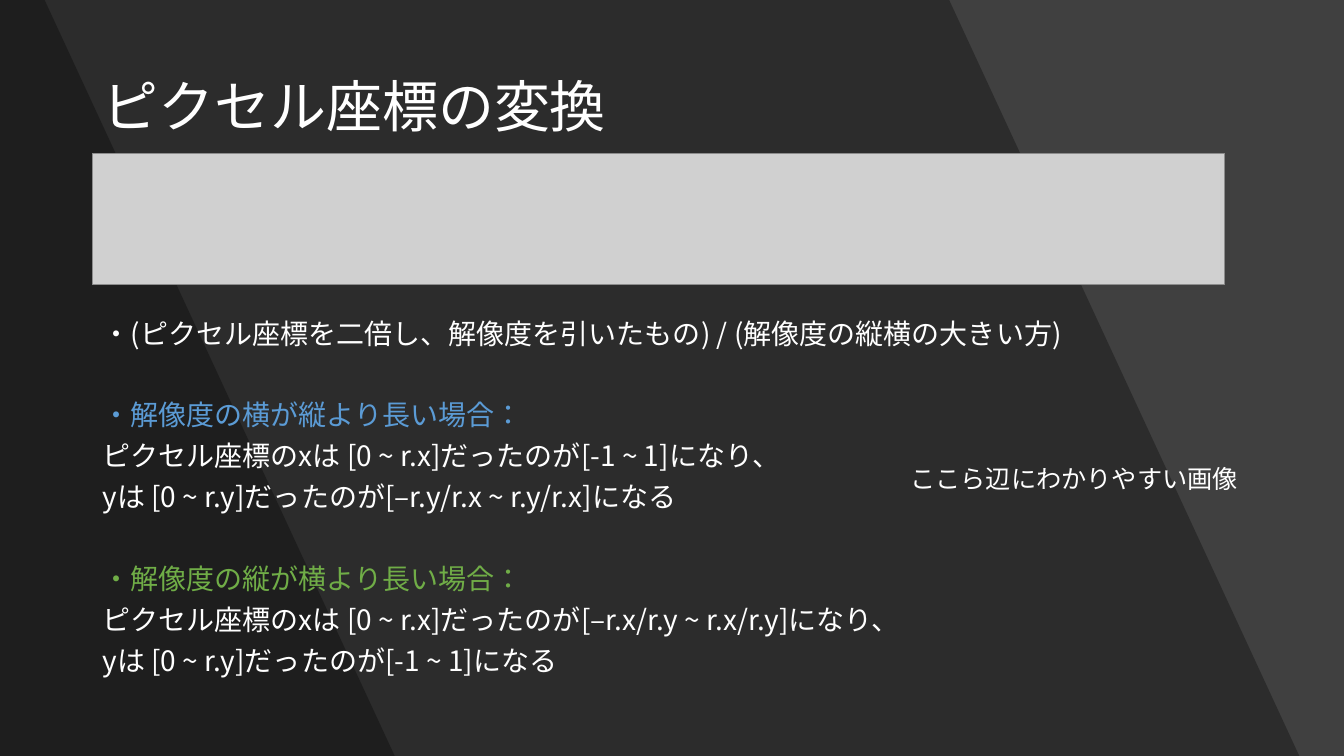
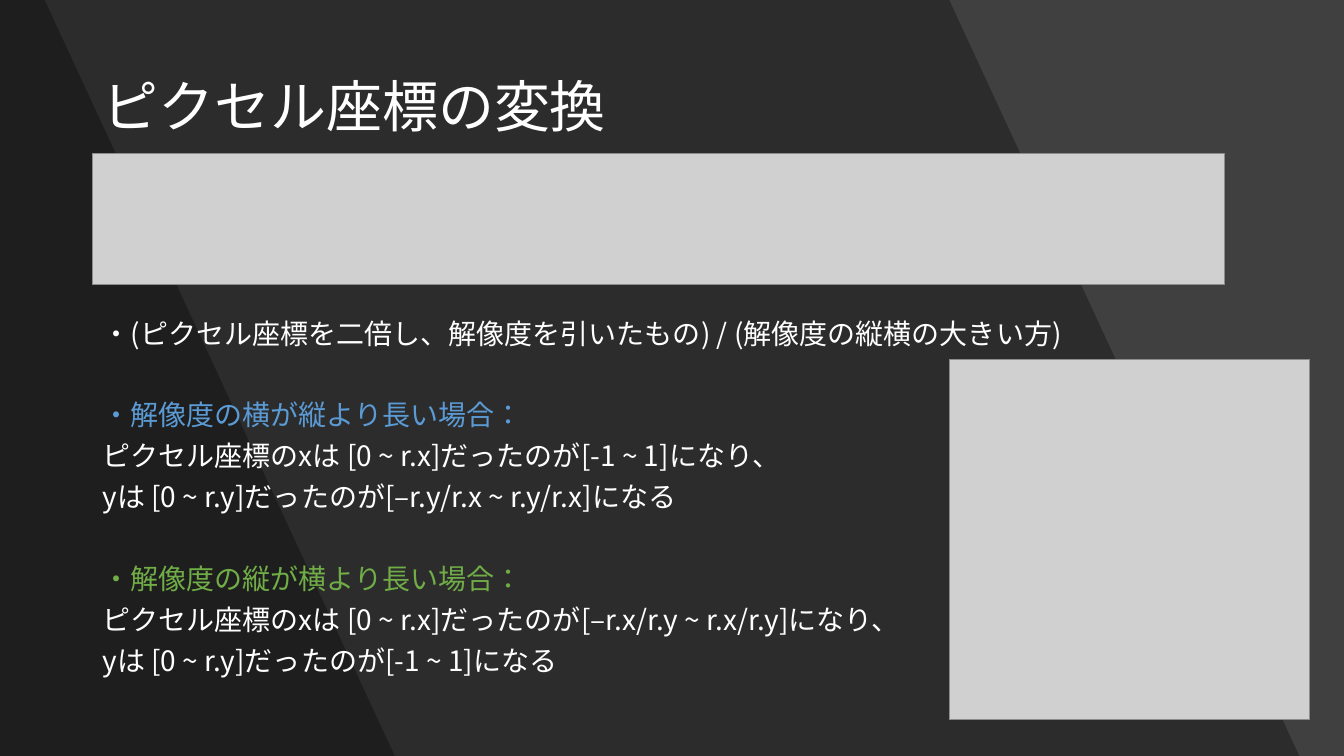
Before and after one commit to Forenard/TsubuyakiGLSL, a slide deck: slide 12 of つぶやきGLSLとは.pptx (slide 13 before the commit). Drawn at 1344x756 pixels with LibreOffice and Linux fonts; fonts in the diff are those of the drawing; grey boxes stand for pictures. Boxes give left, top, right and bottom in pixels: in the first picture for what was removed or moved away, otherwise in the second. Text is boxed around its words. In the diff, an @@ line names an element or a change of style, - is before the commit and + after.

Commit message:
ok

```diff
--- a/つぶやきGLSLとは.pptx
+++ b/つぶやきGLSLとは.pptx
@@ picture added at bbox=[950, 359, 1311, 720] @@
@@ text removed at bbox=[910, 467, 1238, 490] @@
-ここら辺にわかりやすい画像
```
Also in this commit, not shown: 1 other slide changed, 1 slide removed.
